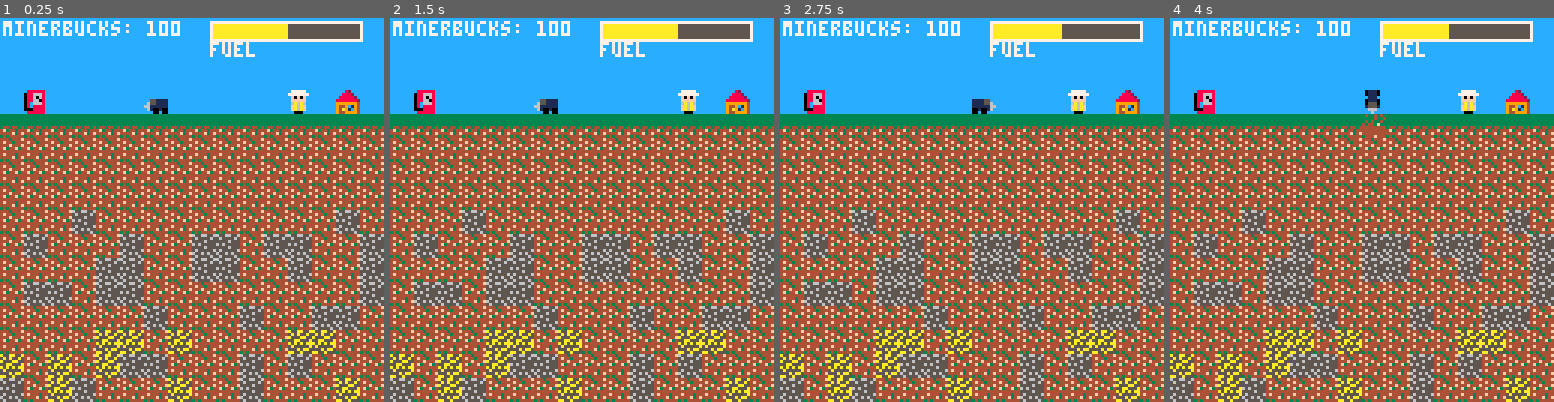
Above: before the commit, frames 1-4 (left to right).
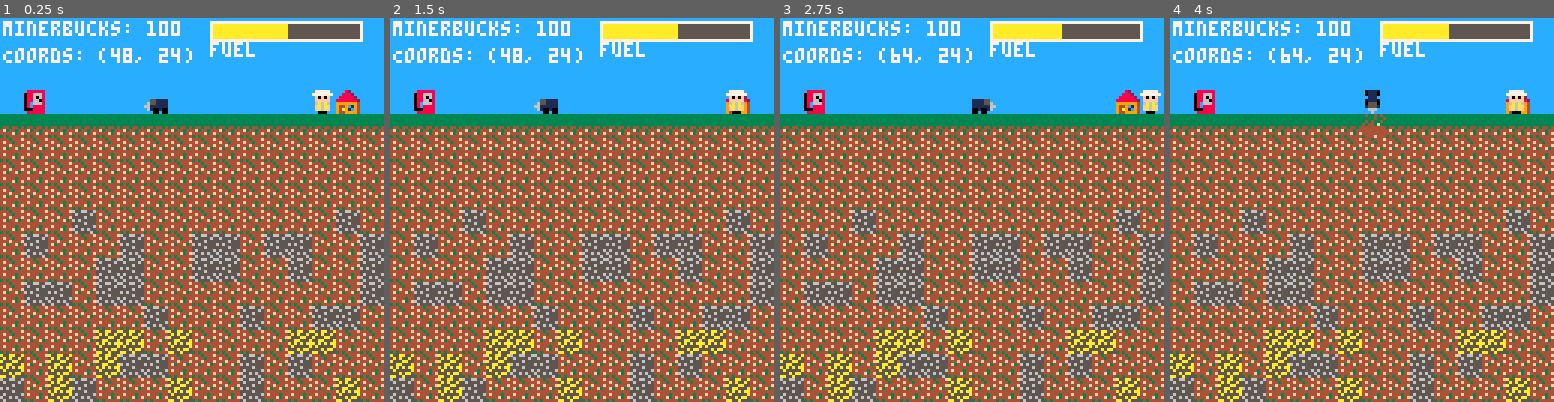
Above: after the commit, the same moments.

Repository: grantsweeney02/Miner
Game: PICO-8 cartridge miner.p8
Two runs of this game, one before a commit and one after it. Both use one fixed random seed, a clock stepped at 60 frames per second and the inputs below.
Inputs:
- Up to frame 1 (0.25 s): no input
- Up to frame 2 (1.5 s): tap X (X key) at 0.33, 1.07 s
- Up to frame 3 (2.75 s): hold Right 1.6-2.1 s; tap X (X key) at 1.85 s; hold Up 2.15-2.42 s; hold Right from 2.47 s (still down)
- Up to frame 4 (4 s): tap X (X key) at 2.97 s; release Right at 3.03 s; hold Left 3.08-3.58 s; hold Down 3.63-3.97 s

The runs differ from the first frame. In frame 1, 1.2% of the frame differs, in the area x 0-87%, y 7-25%; in frame 2, 1.2%; in frame 3, 1.2%; in frame 4, 1.2%.

Commit message:
trader moves randomly!

Diff:
--- a/miner.p8
+++ b/miner.p8
@@ -6,13 +6,13 @@
 -- CONSTANTS
 --------------------------------------------------------------------------------
 cam_y = 0
-SURFACE_HEIGHT = 32 -- row=4 => y=32 is grass
+SURFACE_HEIGHT = 32
 GRID_SIZE = 8
 MAP_WIDTH = 16
 MAP_HEIGHT = 32
 BEDROCK_LEVEL = MAP_HEIGHT - 2
 
-local surface_row = flr(SURFACE_HEIGHT / GRID_SIZE) -- =4
+local surface_row = flr(SURFACE_HEIGHT / GRID_SIZE)
 
 --------------------------------------------------------------------------------
 -- TILE & SPRITE DEFINITIONS
@@ -25,7 +25,6 @@
 TILE_DIAMOND = 5
 TILE_BEDROCK = 6
 TILE_GAS_PUMP= 7
-TILE_TRADER  = 8
 TILE_UPGRADE_HUT = 9
 
 SPR_MINER_RIGHT = 33
@@ -84,10 +83,9 @@
 --------------------------------------------------------------------------------
 -- MINER
 --------------------------------------------------------------------------------
--- CHANGED: Start with 50 fuel and 100 minerBucks for testing
 miner = {
     x = 6 * GRID_SIZE,
-    y = (surface_row - 1) * GRID_SIZE,  -- row=3 => y=24
+    y = (surface_row - 1) * GRID_SIZE,
     speed = GRID_SIZE,
 
     sprite_right = SPR_MINER_RIGHT,
@@ -106,8 +104,8 @@
         [TILE_DIAMOND] = 0
     },
 
-    minerBucks = 100,  -- CHANGED
-    fuel = 50,         -- CHANGED
+    minerBucks = 100,
+    fuel = 50,
     max_fuel = 100
 }
 
@@ -146,7 +144,36 @@
 local building_row = surface_row - 1
 map[building_row][1] = TILE_GAS_PUMP
 map[building_row][MAP_WIDTH - 2] = TILE_UPGRADE_HUT
-map[building_row][flr(MAP_WIDTH * 3/4)] = TILE_TRADER
+-- Trader tile removed from the map
+
+--------------------------------------------------------------------------------
+-- TRADER ENTITY
+--------------------------------------------------------------------------------
+trader = {
+    x = flr(MAP_WIDTH * 3/4) * GRID_SIZE,
+    y = (surface_row - 1) * GRID_SIZE,
+    speed = GRID_SIZE,
+    move_delay = 3,
+    move_timer = 0,
+    current_sprite = SPR_TRADER,
+    direction = 1
+}
+
+function update_trader()
+    trader.move_timer -= 1
+    if trader.move_timer <= 0 then
+        if rnd() < 0.2 then
+            trader.direction = -trader.direction
+        end
+        local new_x = trader.x + trader.direction * trader.speed
+        if new_x < 0 or new_x > (MAP_WIDTH - 1) * GRID_SIZE then
+            trader.direction = -trader.direction
+            new_x = trader.x + trader.direction * trader.speed
+        end
+        trader.x = new_x
+        trader.move_timer = trader.move_delay
+    end
+end
 
 --------------------------------------------------------------------------------
 -- CAN_MOVE + COLLISION
@@ -174,7 +201,7 @@
                 miner.inventory[cell.t] += 1
             end
             map[grid_y][grid_x] = TILE_EMPTY
-            sfx(0) -- optional
+            sfx(0)
             return true
         end
     elseif cell == TILE_BEDROCK then
@@ -185,7 +212,7 @@
 end
 
 --------------------------------------------------------------------------------
--- AUTO-CONVERT (Deposit ores at/above grass => row=4 => y=32)
+-- AUTO-CONVERT (Deposit ores at/above grass)
 --------------------------------------------------------------------------------
 function auto_convert()
     if miner.y <= (surface_row * GRID_SIZE) then
@@ -218,25 +245,21 @@
     if miner.x % GRID_SIZE == 0 and miner.y % GRID_SIZE == 0 then
         local old_x, old_y = miner.x, miner.y
         local new_x, new_y = old_x, old_y
-        local surface_px   = surface_row * GRID_SIZE
-
-        -- left
+        local surface_px = surface_row * GRID_SIZE
+
         if btn(0) and miner.x > 0 then
             new_x -= miner.speed
             miner.current_sprite = miner.sprite_left
             miner.was_moving_up = false
         end
 
-        -- right
         if btn(1) and miner.x < (MAP_WIDTH - 1) * GRID_SIZE then
             new_x += miner.speed
             miner.current_sprite = miner.sprite_right
             miner.was_moving_up = false
         end
 
-        -- up
         if btn(2) then
-            -- only move up if miner is below surface row
             if miner.y > surface_px - GRID_SIZE then
                 new_y -= miner.speed
                 miner.current_sprite = miner.sprite_up
@@ -247,7 +270,6 @@
             end
         end
 
-        -- down
         if btn(3) and miner.y < (BEDROCK_LEVEL - 1) * GRID_SIZE then
             new_y += miner.speed
             miner.current_sprite = miner.sprite_down
@@ -265,7 +287,6 @@
         miner.move_timer = miner.move_delay
     end
 
-    -- clamp if you just came up to surface
     local surface_px = surface_row * GRID_SIZE
     if miner.y <= surface_px - GRID_SIZE and miner.was_moving_up then
         miner.y = surface_px - GRID_SIZE
@@ -273,27 +294,20 @@
         miner.was_moving_up = false
     end
 
-    -- sell ore if at/above surface
     auto_convert()
 
-    -- fueling at gas pump
     local pump_x = 1 * GRID_SIZE
     local pump_y = (surface_row - 1) * GRID_SIZE
     if miner.x == pump_x and miner.y == pump_y then
-        if btnp(5) then  -- Press (X) to refuel
-
+        if btnp(5) then
             local missing_fuel = miner.max_fuel - miner.fuel
             if missing_fuel > 0 then
-
-                local cost = ceil(missing_fuel / 10)  -- 1 MB per 10 fuel (rounded up)
-
+                local cost = ceil(missing_fuel / 10)
                 if miner.minerBucks >= cost then
-                    -- Enough money → Full refill
                     miner.minerBucks -= cost
                     miner.fuel = miner.max_fuel
                     print("Refueled for " .. cost .. " MB!", 1, 120, 11)
                 elseif miner.minerBucks > 0 then
-                    -- Partial refill if short on money
                     local affordable_fuel = miner.minerBucks * 10
                     miner.fuel += affordable_fuel
                     miner.minerBucks = 0
@@ -305,6 +319,8 @@
         end
     end
 
+    update_trader()
+
     local max_cam = MAP_HEIGHT * GRID_SIZE - 128
     cam_y = mid(0, miner.y - 32, max_cam)
 end
@@ -320,11 +336,10 @@
     local surface_px = surface_row * GRID_SIZE
     local bedrock_px = BEDROCK_LEVEL * GRID_SIZE
 
-    rectfill(0, 0, 127, surface_px - 1, 12)       -- sky
-    rectfill(0, surface_px, 127, bedrock_px - 1, 4) -- dirt
-    rectfill(0, bedrock_px, 127, (MAP_HEIGHT*GRID_SIZE) - 1, 0) -- bedrock
-
-    -- draw map
+    rectfill(0, 0, 127, surface_px - 1, 12)
+    rectfill(0, surface_px, 127, bedrock_px - 1, 4)
+    rectfill(0, bedrock_px, 127, (MAP_HEIGHT * GRID_SIZE) - 1, 0)
+
     for y = 0, MAP_HEIGHT - 1 do
         for x = 0, MAP_WIDTH - 1 do
             local cell = map[y][x]
@@ -336,38 +351,37 @@
                 spr(SPR_BEDROCK, draw_x, draw_y)
             elseif cell == TILE_GAS_PUMP then
                 spr(SPR_GAS_PUMP, draw_x, draw_y)
-            elseif cell == TILE_TRADER then
-                spr(SPR_TRADER, draw_x, draw_y)
             elseif cell == TILE_UPGRADE_HUT then
                 spr(SPR_UPGRADE_HUT, draw_x, draw_y)
             end
         end
     end
 
-    -- draw miner
+    -- Draw trader
+    spr(trader.current_sprite, trader.x, trader.y)
+
     palt()
-    palt(13, true)  -- invisible color
+    palt(13, true)
     palt(0, false)
     spr(miner.current_sprite, miner.x, miner.y)
 
     camera()
 
-    -- UI: minerbucks
-    print("minerbucks: "..miner.minerBucks, 1, 1, 7)
-
-    -- UI: fuel bar
+    print("minerbucks: " .. miner.minerBucks, 1, 1, 7)
+    print("Coords: (" .. miner.x .. ", " .. miner.y .. ")", 1, 10, 7)
+
     local bar_x = 70
     local bar_y = 1
     local bar_width = 50
     local bar_height = 6
     local fuel_ratio = miner.fuel / miner.max_fuel
     local fill_width = flr(bar_width * fuel_ratio)
-    local bar_color = 11 -- green
+    local bar_color = 11
 
     if fuel_ratio <= 0.3 then
-        bar_color = 8  -- red
+        bar_color = 8
     elseif fuel_ratio < 0.7 then
-        bar_color = 10 -- yellow
+        bar_color = 10
     end
 
     rectfill(bar_x, bar_y, bar_x + bar_width, bar_y + bar_height, 5)
@@ -375,22 +389,18 @@
     rect(bar_x, bar_y, bar_x + bar_width, bar_y + bar_height, 7)
     print("fuel", bar_x, bar_y + bar_height + 1, 7)
 
-    -- refuel prompt
     local pump_x = 1 * GRID_SIZE
     local pump_y = (surface_row - 1) * GRID_SIZE
-        -- Refuel Prompt with Dynamic Cost
     if miner.x == pump_x and miner.y == pump_y then
         local missing_fuel = miner.max_fuel - miner.fuel
         if missing_fuel > 0 then
-            local cost = ceil(missing_fuel / 10)  -- Dynamic cost calculation
+            local cost = ceil(missing_fuel / 10)
             print("Hold X to refuel (" .. cost .. " MB)", 1, 14, 10)
         else
             print("Fuel tank full!", 1, 14, 11)
         end
     end
 
-
-    -- game over message
     if game_over then
         local msg = "game over"
         local msg_width = #msg * 4
